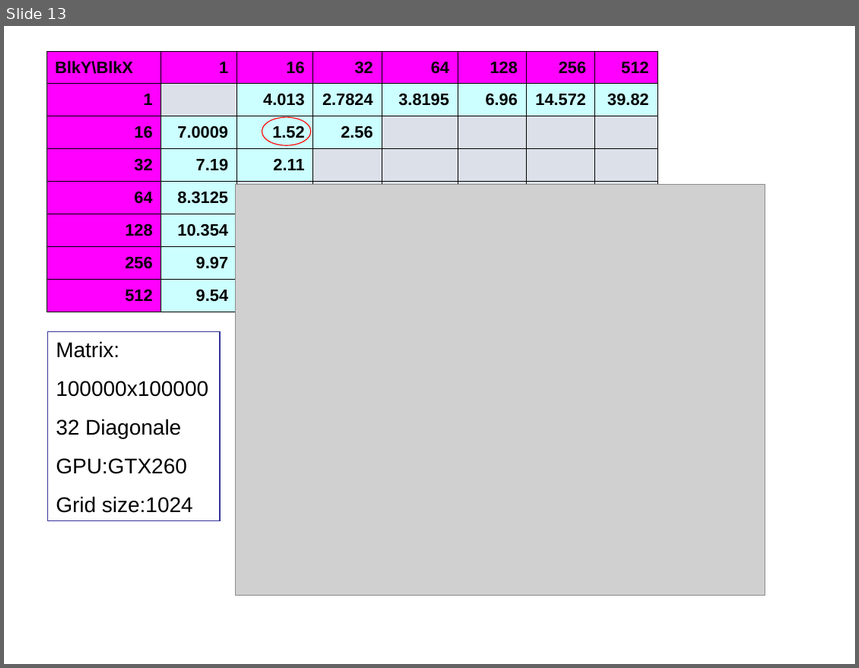
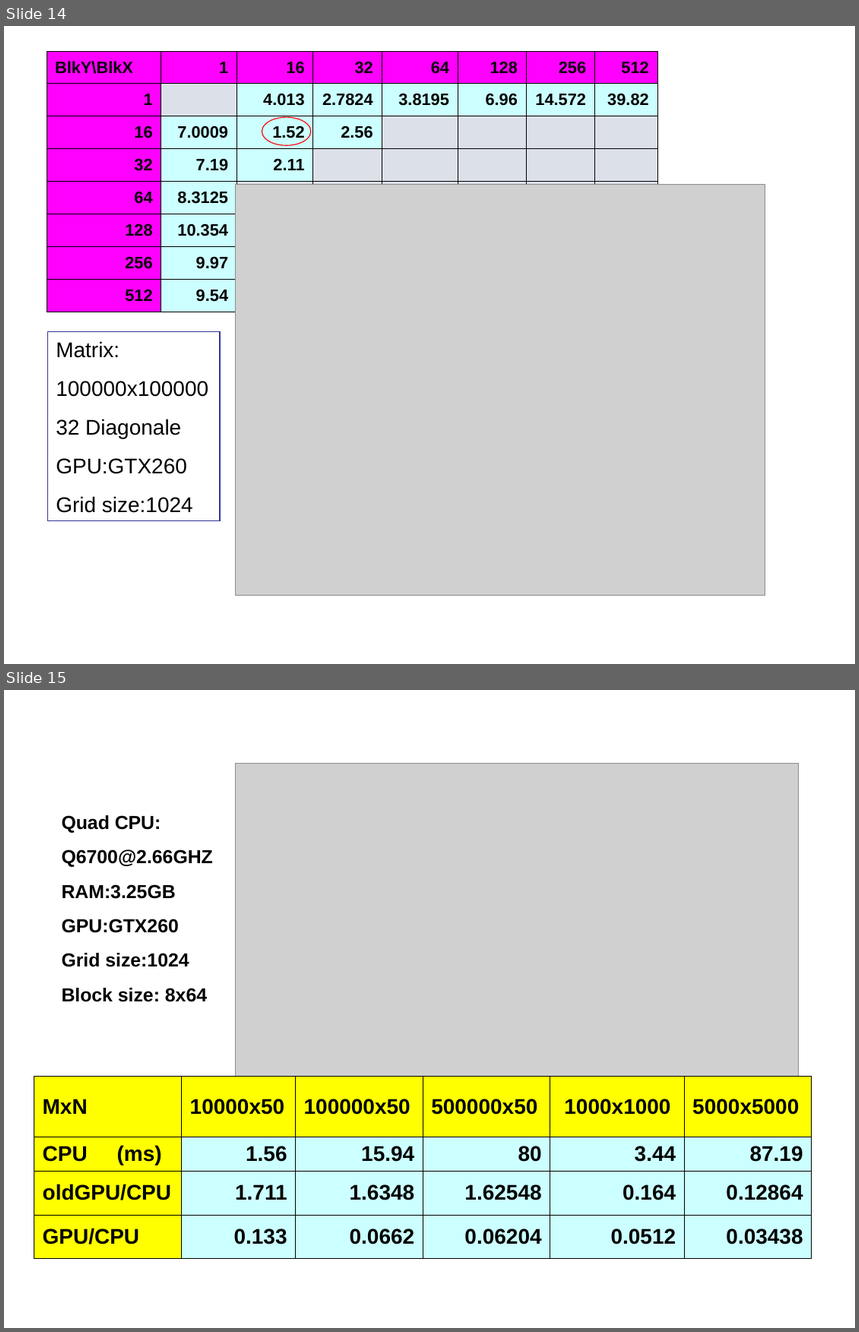
Before and after one commit to unconditional/projektarbeitcuda, a slide deck: Vortrag/tmp.ppt. Shown one above the other, each under a label of ours: slide 13 before the commit, slides 14 and 15 after it. The pictures are 859x668 and 859x1332 pixels, drawn with LibreOffice and Linux fonts; fonts in the diff are those of the drawing; grey boxes stand for pictures. Boxes give left, top, right and bottom in pixels: in the first picture for what was removed or moved away, otherwise in the second. Text is boxed around its words. In the diff, an @@ line names an element or a change of style, - is before the commit and + after.

```diff
--- a/Vortrag/tmp.ppt
+++ b/Vortrag/tmp.ppt
@@ slide 15 added at box(4, 690, 855, 1328), background #FFFFFF @@
@@ picture added at box(236, 763, 798, 1092) @@
@@ text added at box(62, 815, 213, 1002), 16 pt, text #000000, bold @@
+Quad CPU:
+Q6700@2.66GHZ
+RAM:3.25GB
+GPU:GTX260
+Grid size:1024
+Block size: 8x64
@@ table added at box(34, 1076, 811, 1258), 4 rows, 6 columns @@
+MxN | 10000x50 | 100000x50 | 500000x50 | 1000x1000 | 5000x5000
+CPU (ms) | 1.56 | 15.94 | 80 | 3.44 | 87.19
+oldGPU/CPU | 1.711 | 1.6348 | 1.62548 | 0.164 | 0.12864
+GPU/CPU | 0.133 | 0.0662 | 0.06204 | 0.0512 | 0.03438
@@ what was slide 13 is now slide 14 @@
```
Also in this commit, not shown: 1 slide changed, 1 other slide added, 1 slide removed.
